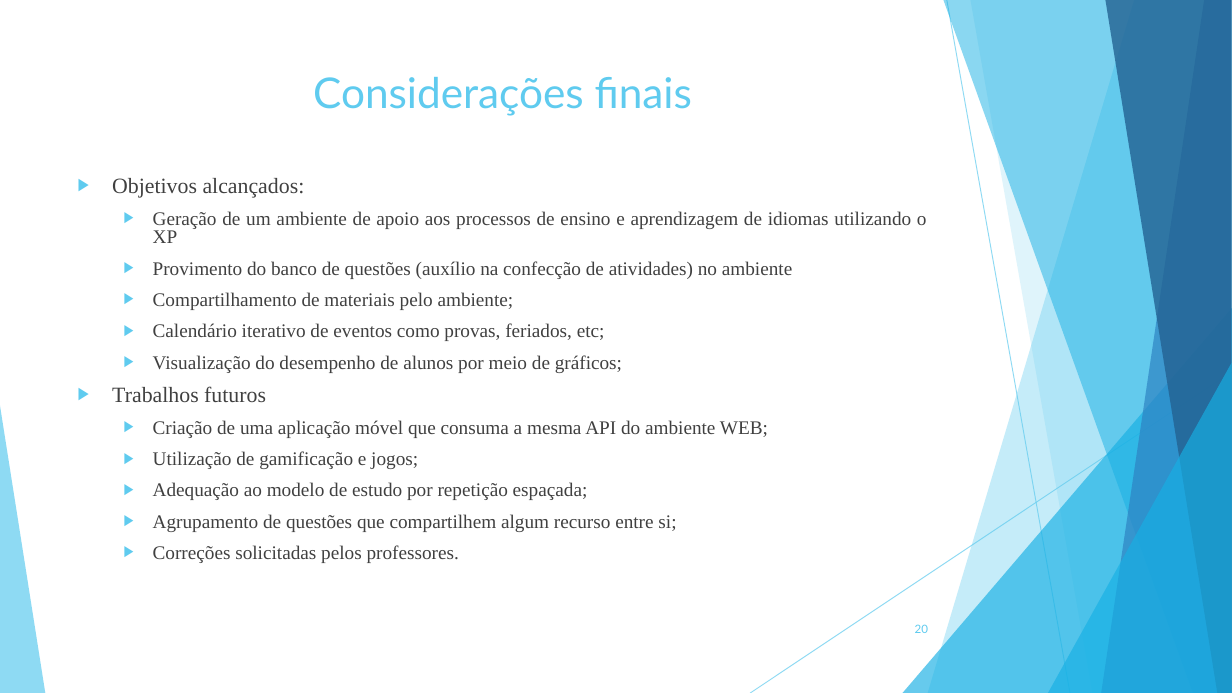
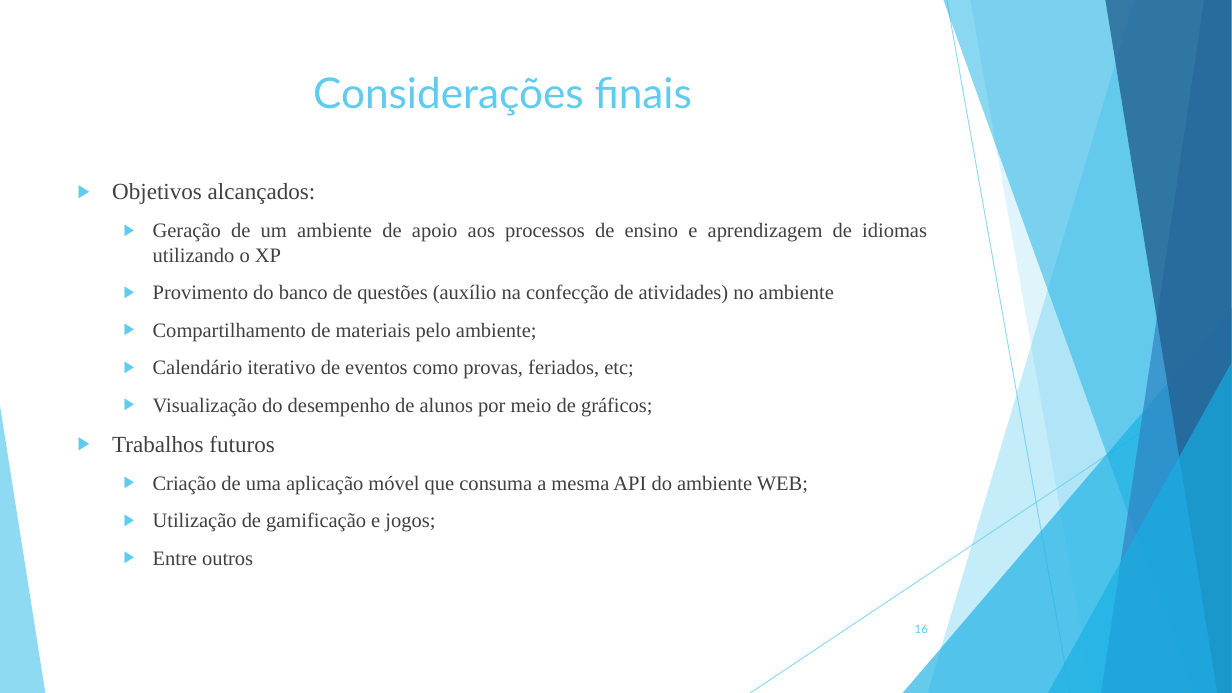
Before and after one commit to ryanlucaslemos/arquivostcc, a slide deck: slide 16 of TCC 2/Slide de TCC 2.ppt (slide 20 before the commit). Drawn at 1232x693 pixels with LibreOffice and Linux fonts; fonts in the diff are those of the drawing. Boxes give left, top, right and bottom in pixels: in the first picture for what was removed or moved away, otherwise in the second. Text is boxed around its words. In the diff, an @@ line names an element or a change of style, - is before the commit and + after.

```diff
--- a/TCC 2/Slide de TCC 2.ppt
+++ b/TCC 2/Slide de TCC 2.ppt
@@ text at box(112, 183, 927, 532): size 17 to 18 pt in "Objetivos alcançados:", "Trabalhos futuros"; size 15 to 16 pt in "Geração de um ambiente de apoio aos ...", "Provimento do banco de questões (auxílio na ...", "Compartilhamento de materiais pelo ambiente;", "Calendário iterativo de eventos como provas, feriados, ..." and 3 more places; line spacing 0.8 to 1 @@
@@ text at box(153, 551, 253, 565): text changed; size 15 to 16 pt @@
-  ▶ Adequação ao modelo de estudo por repetição espaçada;
-  ▶ Agrupamento de questões que compartilhem algum recurso entre si;
-  ▶ Correções solicitadas pelos professores.
+  ▶ Entre outros
@@ page number at box(915, 625, 928, 633): text changed @@
-20
+16
```
Also in this commit, not shown: 16 other slides changed, 4 slides removed.
